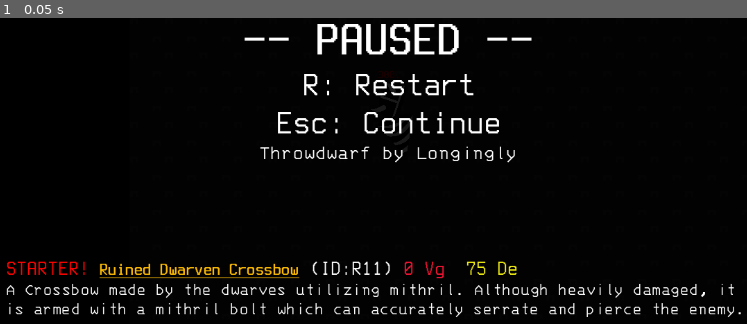
Above: before the commit, frame 1.
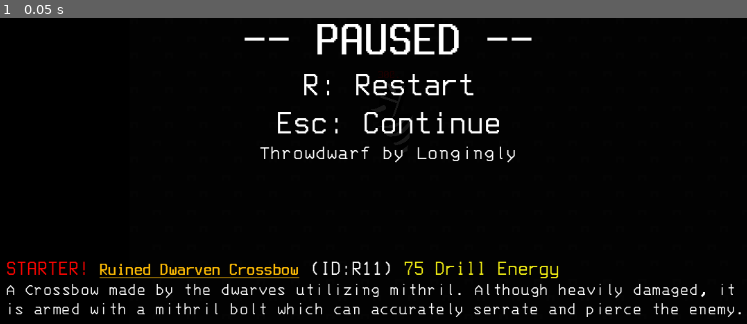
Above: after the commit, the same moment.

Repository: StaringLongingly/Throwdwarf
Game: Godot game, scene res://Game.tscn
Two runs of this game, one before a commit and one after it. Both use one fixed random seed, a clock stepped at 60 frames per second and the inputs below.
Inputs:
- Up to frame 1 (0.05 s): no input

The runs differ from the first frame. In frame 1, 0.4% of the frame differs, in the area x 54-75%, y 79-86%.

Commit message:
UI improvements relating to Drill Energy

Diff:
--- a/scripts/Generic Entity.gd
+++ b/scripts/Generic Entity.gd
@@ -103,7 +103,7 @@
 		currentDoTduration -= delta
 		hp -= latestDoTdps * delta
 		if hp <= 0:
-			death(delta)
+			isDying = true
 	if not isPlayer:
 		if currentCooldown > 0:
 			currentCooldown -= delta
--- a/sprites/Artifacts.gd
+++ b/sprites/Artifacts.gd
@@ -356,7 +356,7 @@
 		if (artifact == selectedArtifact):
 			var hsv_color = Color.from_hsv(hue, 1, 1,)
 			selectedString += "[color=" + color_to_hex(hsv_color) + "] Selected![/color]"
-		result += resultRarity + artifact["name"] + "[/color][/b][/u]" + countString + " (ID:" + artifact["id"] + ")" + " [color=#f2ee15]Total De: " + str(artifact["sell_value"] * artifact["count"]) + "[/color]" +  selectedString +"\n"
+		result += resultRarity + artifact["name"] + "[/color][/b][/u]" + countString + " (ID:" + artifact["id"] + ")" + " [color=#f2ee15]Total DE: " + str(artifact["sell_value"] * artifact["count"]) + "[/color]" +  selectedString +"\n"
 
 	return result.strip_edges()
 
--- a/sprites/hud.gd
+++ b/sprites/hud.gd
@@ -52,7 +52,7 @@
 	currentLifetime = lifetime
 	artifactStats = "[b][u]" + get_color_string(rarity) + artifact.name + "[/color][/u][/b]"
 	artifactStats += "[color=#ffffff] (ID:" + artifact.id + ")"
-	artifactStats += "[color=#f21533] " + str(artifact.extra_hp) + " Vg  [color=#f2ee15]" + str(artifact.sell_value) + " De\n"
+	artifactStats += " [color=#f2ee15]" + str(artifact.sell_value) + " Drill Energy\n"
 	artifactStats += "[color=#ffffff][i]" + artifact.description
 
 	previousArtifactDisplayed = artifact
